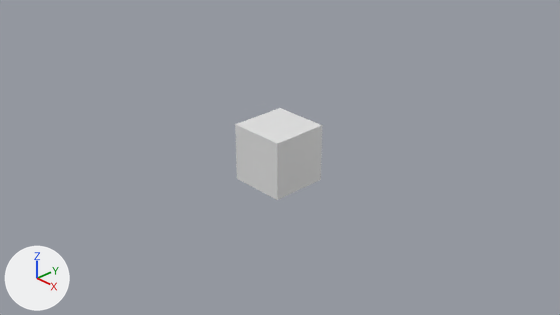
An edit to the Blender file release/datafiles/startup.blend, drawn before and after from the same camera.
Camera for both pictures: the file's camera 'Camera'. Lighting does not change. The marker at lower left points along +X, +Y and +Z.

Script lines for the objects in view, before the commit:
```python
mat_material = principled_material('Material')
mat_material.base_color = (0.8, 0.8, 0.8)  # white #e7e7e7
mat_material.roughness = 0.4
me_cube = bpy.data.meshes.new('Cube')
me_cube.from_pydata(...)  # a box spanning x -1.0..1.0, y -1.0..1.0, z -1.0..1.0
me_cube.materials.append(mat_material)  # white #e7e7e7
ob_cube = bpy.data.objects.new('Cube', me_cube)
ob_cube.location = (0.0, 0.0, 0.0)
```
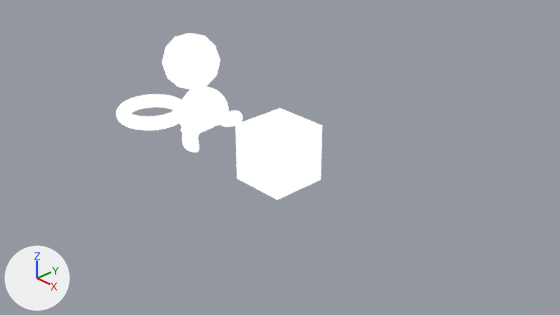
Commit message: startup.blend 업데이트

Changed parts and their boxes (x1, y1, x2, y2) in the pictures (560 x 315 px):
'Cube', surface changed: (235, 108, 322, 200) in both
'Icosphere', added: after (162, 33, 220, 90)
'Suzanne', added: after (171, 86, 243, 153)
'Torus', added: after (116, 94, 181, 131)

Diff of the bpy script that builds the scene:
```diff
--- a/release/datafiles/startup.blend.py
+++ b/release/datafiles/startup.blend.py
@@ mat_material @@
-mat_material = principled_material('Material')
-mat_material.base_color = (0.8, 0.8, 0.8)  # white #e7e7e7
-mat_material.roughness = 0.4
+mat_material = emission_material('Material')
+mat_material.base_color = (1.0, 1.0, 1.0)  # white #ffffff
@@ me_icosphere @@
+me_icosphere.from_pydata(...)  # an icosphere of 80 faces spanning x -0.95..0.95, y -1.0..1.0, z -1.0..1.0
+me_icosphere.materials.append(mat_material)  # white #ffffff
@@ me_torus @@
+me_torus.from_pydata(...)  # a torus around z (ring radius 1.0, tube radius 0.25) spanning x -1.25..1.25, y -1.25..1.25, z -0.25..0.25
+me_torus.polygons.foreach_set('use_smooth', [True] * 576)
+me_torus.materials.append(mat_material)  # white #ffffff
@@ me_suzanne @@
+me_suzanne.from_pydata(...)  # 507 vertices, 500 faces; spans x -1.37..1.37, y -0.85..0.85, z -0.98..0.98
+me_suzanne.polygons.foreach_set('use_smooth', [True] * 500)
+me_suzanne.materials.append(mat_material)  # white #ffffff
@@ ob_icosphere @@
+ob_icosphere = bpy.data.objects.new('Icosphere', me_icosphere)
+ob_icosphere.location = (-3.63, -0.69, 2.4)
@@ ob_torus @@
+ob_torus = bpy.data.objects.new('Torus', me_torus)
+ob_torus.location = (-4.23, -2.03, 0.74)
+_m = ob_torus.modifiers.new('Subdivision', 'SUBSURF')
+_m.levels = 4
+_m.render_levels = 4
@@ ob_suzanne @@
+ob_suzanne = bpy.data.objects.new('Suzanne', me_suzanne)
+ob_suzanne.location = (-0.99, -2.3, 1.63)
+_m = ob_suzanne.modifiers.new('Subdivision', 'SUBSURF')
+_m.levels = 4
+_m.render_levels = 4
```
